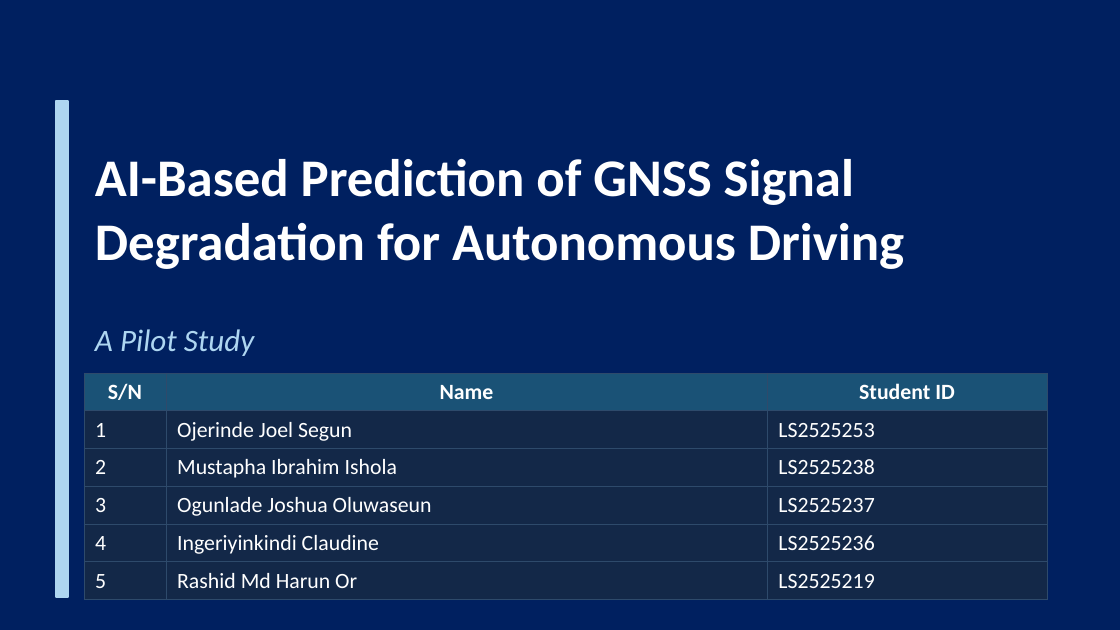
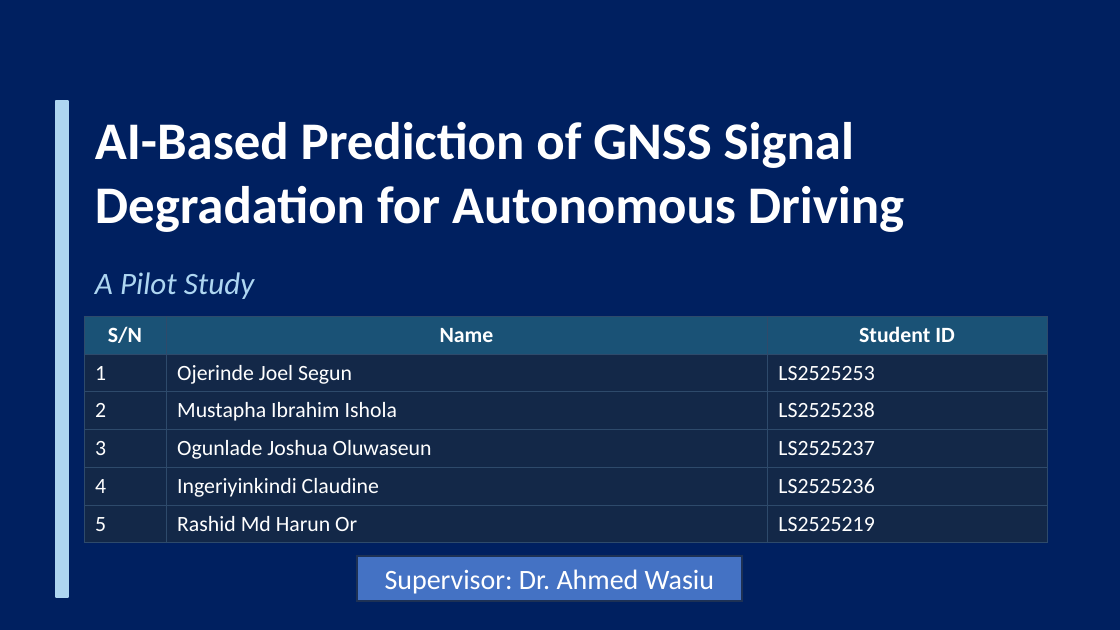
Before and after one commit to Jorshuare/AI-Based-Prediction-for-GNSS-Signal-Degradation, a slide deck: slide 1 of proposal/Presentations/GNSS_Proposal_Presentation.pptx. Drawn at 1120x630 pixels with LibreOffice and Linux fonts; fonts in the diff are those of the drawing. Boxes give left, top, right and bottom in pixels: in the first picture for what was removed or moved away, otherwise in the second. Text is boxed around its words. In the diff, an @@ line names an element or a change of style, - is before the commit and + after.

```diff
--- a/proposal/Presentations/GNSS_Proposal_Presentation.pptx
+++ b/proposal/Presentations/GNSS_Proposal_Presentation.pptx
@@ text "AI-Based Prediction of GNSS Signal": place and size @@
-text "AI-Based Prediction of GNSS Signal" at [95,159,904,269]
+text "AI-Based Prediction of GNSS Signal" at [95,122,904,232]
@@ text "A Pilot Study": place and size @@
-text "A Pilot Study" at [95,329,254,356]
+text "A Pilot Study" at [95,272,254,299]
@@ table: place and size @@
-table at [84,373,1047,597]
+table at [84,316,1047,540]
@@ rectangle added at [357,556,743,600], fill #4472C4, outline #1E3256 1 pt, 18 pt, text #FFFFFF @@
+Supervisor: Dr. Ahmed Wasiu
```
Also in this commit, not shown: 19 other slides changed, 3 slides added, 20 other files.
